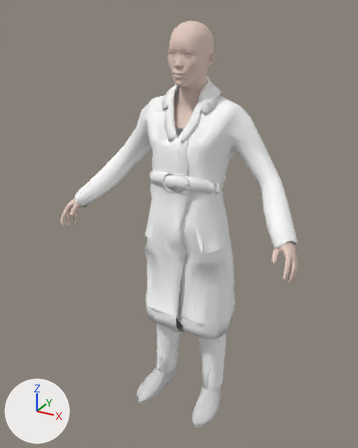
Renders of the glTF model assets/people/mh/paolo.dress-warm.lod.glb from each side of a commit.
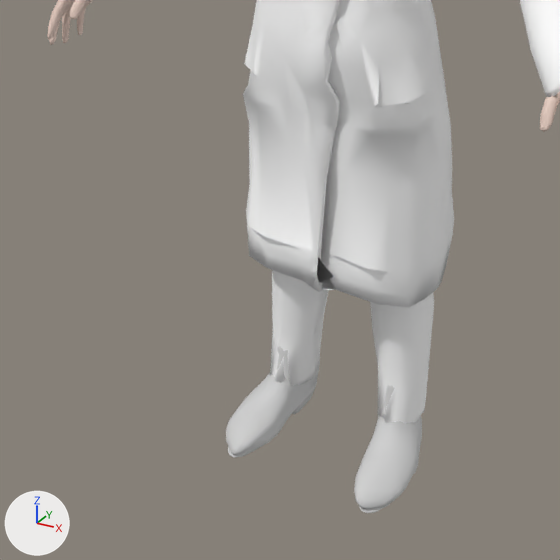
The first picture shows the older version from a camera (50 mm lens) standing at (0.905, -1.383, 1.387) and looking at (-0.036, 0.328, 0.532). The close-ups show the older and then the newer version on the part from 11% to 78% of the width and 46% to 100% of the height of that picture. Only the edits that show in the close-ups are written down. Every picture has the same lights, and +X, +Y and +Z are marked at lower left. Where no turn or scale is listed for an object, it has been applied to the vertices.

The first close-up shows 'body', 'clothes:punkduck_male_classic_jeans', 'clothes:punkduck_winter_coat', 'clothes:toigo_ankle_boots_male'.
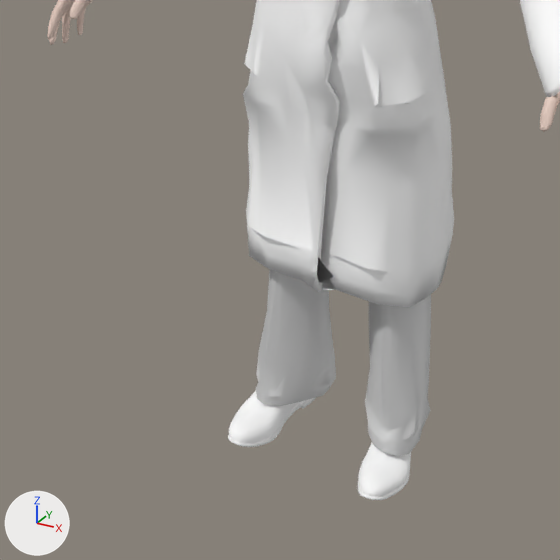
The newer file is also turned or shifted as a whole; pictures and numbers use the older file's frame.

Edits to the bpy script that builds the scene:
```text
Add mat_clothes_elvs_male_shirt_untucked_bd1:
    mat_clothes_elvs_male_shirt_untucked_bd1 = principled_material('clothes:elvs_male_shirt_untucked_bd1')
    mat_clothes_elvs_male_shirt_untucked_bd1.base_color = (0.64, 0.64, 0.64)  # light grey #d1d1d1
Add me_clothes_mindfront_shoes_monk_strap_male:
    me_clothes_mindfront_shoes_monk_strap_male.from_pydata(...)  # 2193 vertices, 3998 faces; spans x -0.197..0.199, y -0.181..0.091, z -1.731..-1.51
    me_clothes_mindfront_shoes_monk_strap_male.materials.append(mat_clothes_punkduck_male_classic_jeans)  # white #ffffff
Add me_clothes_elvs_male_trouser:
    me_clothes_elvs_male_trouser.from_pydata(...)  # 563 vertices, 1061 faces; spans x -0.182..0.197, y -0.104..0.124, z -1.7..-0.698
    me_clothes_elvs_male_trouser.materials.append(mat_clothes_elvs_male_shirt_untucked_bd1)  # light grey #d1d1d1
Remove ob_clothes_punkduck_male_classic_jeans:
    ob_clothes_punkduck_male_classic_jeans = bpy.data.objects.new('clothes:punkduck_male_classic_jeans', me_clothes_punkduck_male_classic_jeans)
    ob_clothes_punkduck_male_classic_jeans.location = (0.0, 0.0, 0.0)
Remove ob_clothes_toigo_ankle_boots_male:
    ob_clothes_toigo_ankle_boots_male = bpy.data.objects.new('clothes:toigo_ankle_boots_male', me_clothes_toigo_ankle_boots_male)
    ob_clothes_toigo_ankle_boots_male.location = (0.0, 0.0, 0.0)
Add ob_clothes_mindfront_shoes_monk_strap_male:
    ob_clothes_mindfront_shoes_monk_strap_male = bpy.data.objects.new('clothes:mindfront_shoes_monk_strap_male', me_clothes_mindfront_shoes_monk_strap_male)
    ob_clothes_mindfront_shoes_monk_strap_male.location = (-0.001, 0.336, 1.358)
Add ob_clothes_elvs_male_trouser:
    ob_clothes_elvs_male_trouser = bpy.data.objects.new('clothes:elvs_male_trouser', me_clothes_elvs_male_trouser)
    ob_clothes_elvs_male_trouser.location = (-0.001, 0.336, 1.358)
```

Pixel boxes [x1, y1, x2, y2] of what changed, in the close-ups (560 x 560 px):
'clothes:elvs_male_trouser', added: after [256, 269, 431, 456]
'clothes:punkduck_male_classic_jeans', deleted: before [270, 270, 434, 424]
'clothes:toigo_ankle_boots_male', deleted: before [226, 346, 422, 513]
'clothes:mindfront_shoes_monk_strap_male', added: after [228, 390, 411, 500]
